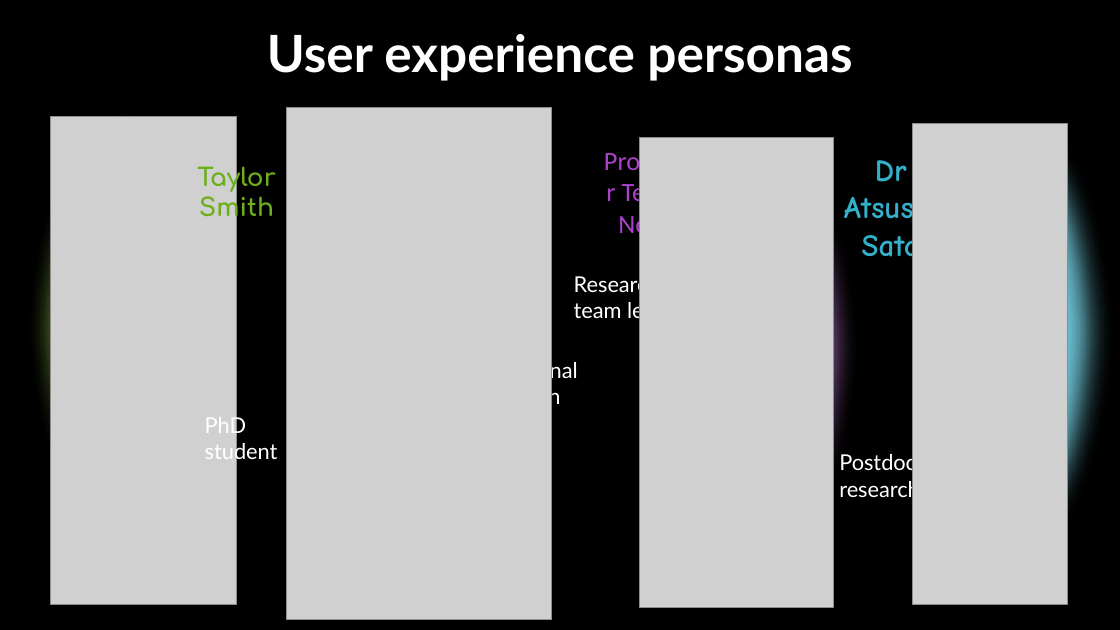
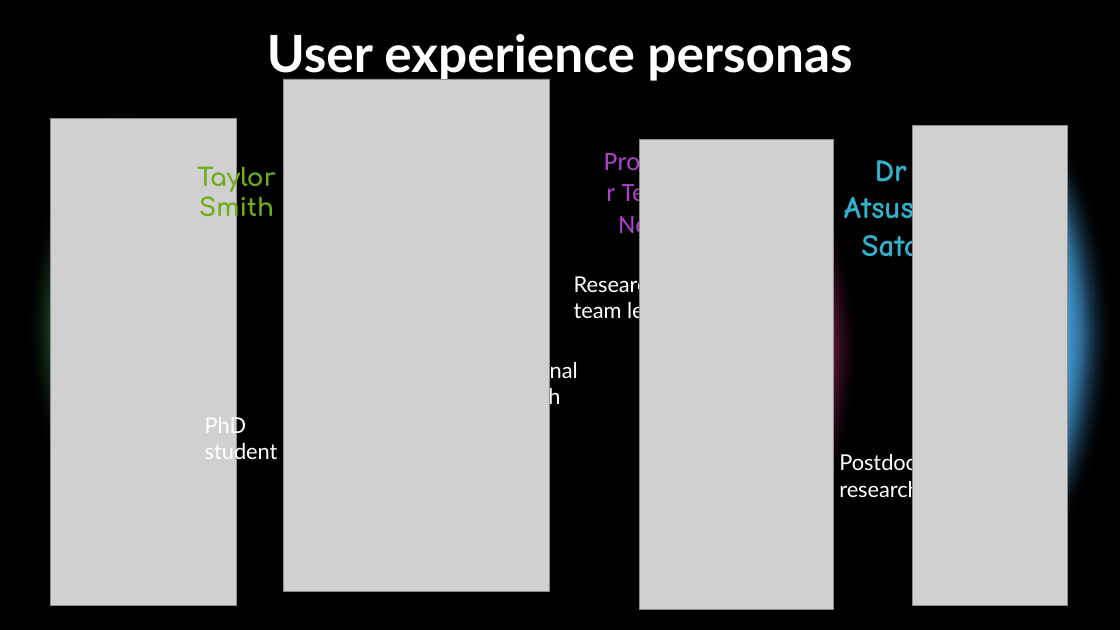
Before and after one commit to GenomicsAotearoa/data-management-resources, a slide deck: slide 14 of docs/figures/BGDMH-data-mgmt-teaching-resource.pptx. Drawn at 1120x630 pixels with LibreOffice and Linux fonts; fonts in the diff are those of the drawing; grey boxes stand for pictures. Boxes give left, top, right and bottom in pixels: in the first picture for what was removed or moved away, otherwise in the second. Text is boxed around its words. In the diff, an @@ line names an element or a change of style, - is before the commit and + after.

```diff
--- a/docs/figures/BGDMH-data-mgmt-teaching-resource.pptx
+++ b/docs/figures/BGDMH-data-mgmt-teaching-resource.pptx
@@ picture: place and size @@
-picture at <box>287,108,552,620</box>
+picture at <box>284,79,549,592</box>
@@ ellipse at <box>25,97,218,559</box>: fill #A7E654 at 89% opacity to #4BA657 @@
@@ ellipse removed at <box>297,108,468,565</box> @@
@@ ellipse at <box>679,118,860,581</box>: fill #C57FDB to #D43086 @@
@@ ellipse at <box>949,104,1115,566</box>: fill #70C8DA to #459FDD @@
```
Also in this commit, not shown: 1 other slide changed.
